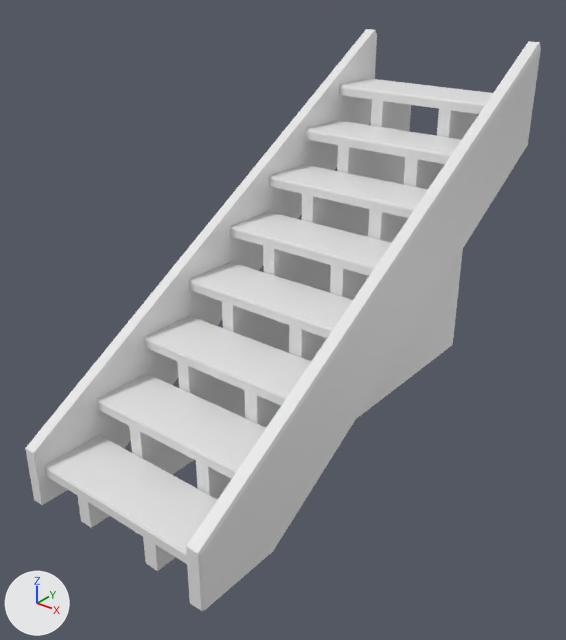
The FBX model Assets/ueda/Factory/factory_hill_stairs.FBX: old version first, new version second.
Before and after are seen from a camera (50 mm lens) standing at (3.05, -3.96, 3.26) and looking at (0.01, -0.16, 0.91). The axes (+X, +Y, +Z) are drawn at lower left. The lights are the same throughout. Where no turn or scale is listed for an object, it has been applied to the vertices.

The first picture shows 'factory_hill_stairs'.
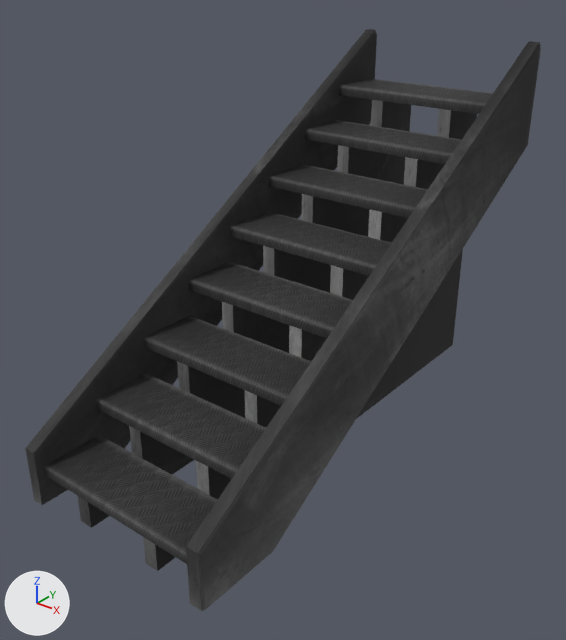
Boxes (x1, y1, x2, y2) around the edits, measured in the pictures (566 x 640 px):
'factory_hill_stairs', recoloured (white to black)
    both: (25, 29, 541, 611)

What changed in the scene script:
```text
Add img_factory_hills_texture_png:
    img_factory_hills_texture_png = load_image('factory_hills_texture.png', 'textrue/factory_hills_texture.png', 2048, 2048, 'sRGB')
Add img_factory_hills_texture_msk_png:
    img_factory_hills_texture_msk_png = load_image('factory_hills_texture_msk.png', 'textrue/factory_hills_texture_msk.png', 1024, 1024, 'Non-Color')
Add mat_factory_hills_material:
    mat_factory_hills_material = bpy.data.materials.new('factory_hills_material')
    # uses the picture img_factory_hills_texture_msk_png
    # uses the picture img_factory_hills_texture_png
Change me_mesh:
    where me_mesh.from_pydata(...)  # 190 vertices, 240 faces; spans x -0.76..0.76, y -1.79..1.93, z 0.0..2.59
    add me_mesh.materials.append(mat_factory_hills_material)
```
